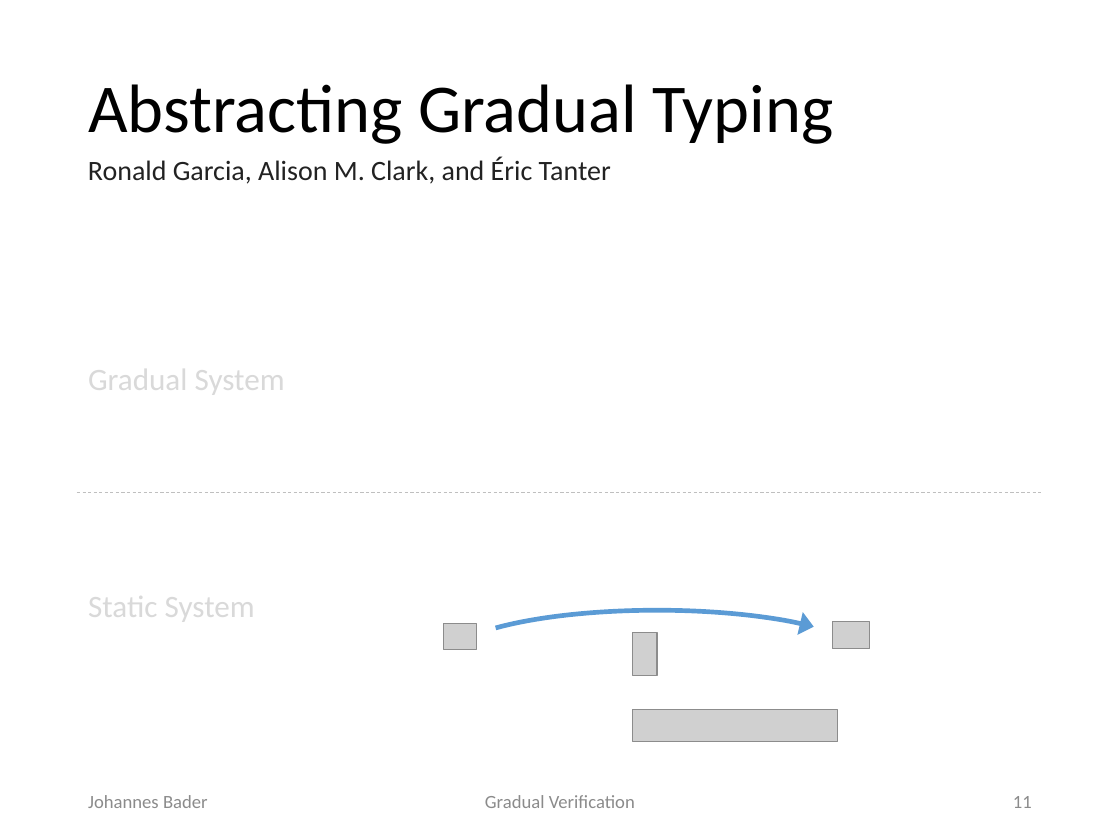
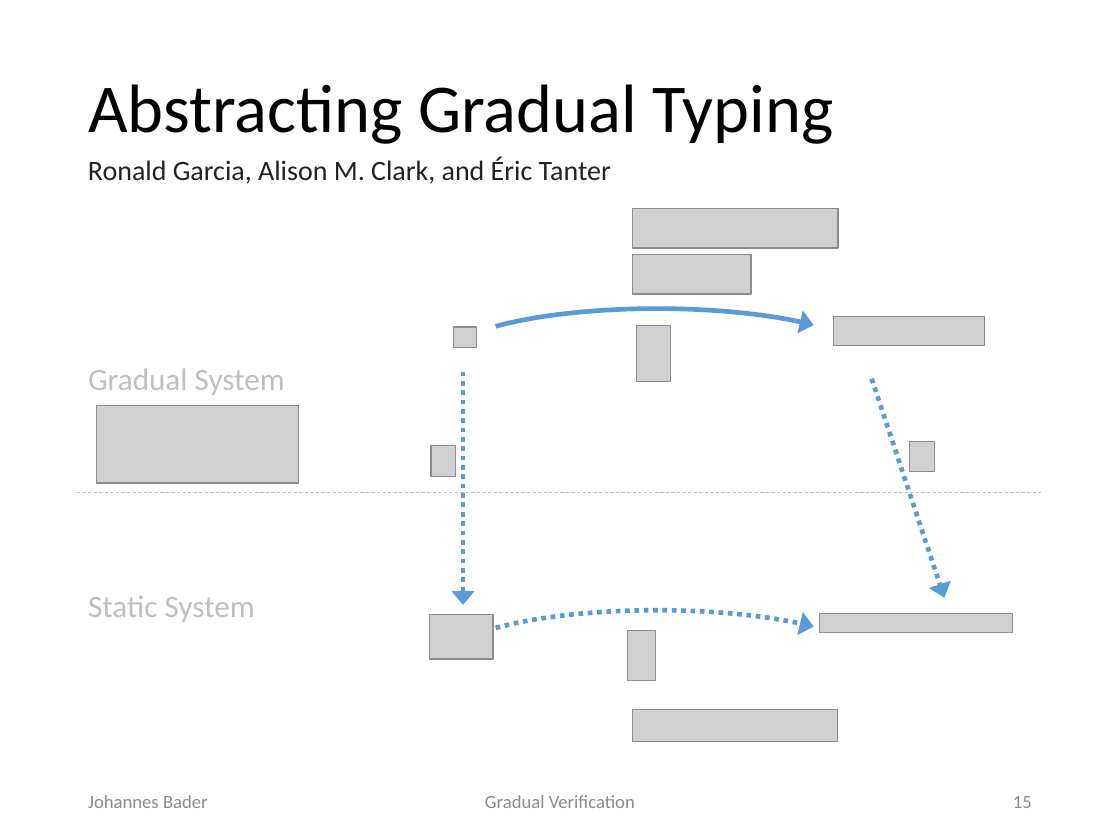
Before and after one commit to olydis/GradVerThesis, a slide deck: slide 15 of presentation/PLunch.pptx (slide 11 before the commit). Drawn at 1120x840 pixels with LibreOffice and Linux fonts; fonts in the diff are those of the drawing; grey boxes stand for pictures. Boxes give left, top, right and bottom in pixels: in the first picture for what was removed or moved away, otherwise in the second. Text is boxed around its words. In the diff, an @@ line names an element or a change of style, - is before the commit and + after.

```diff
--- a/presentation/PLunch.pptx
+++ b/presentation/PLunch.pptx
@@ picture added at (x1=633, y1=208, x2=838, y2=248) @@
@@ picture added at (x1=633, y1=254, x2=752, y2=293) @@
@@ arc (boxed as its full ellipse) added at (x1=442, y1=309, x2=871, y2=413), outline #5B9BD5 3 pt @@
@@ picture added at (x1=454, y1=327, x2=477, y2=347) @@
@@ picture added at (x1=636, y1=325, x2=670, y2=382) @@
@@ picture added at (x1=833, y1=317, x2=984, y2=346) @@
@@ text "Gradual System" at (x1=88, y1=368, x2=285, y2=395): text colour #D9D9D9 to #BFBFBF @@
@@ arrow added from (463, 372) to (463, 605), #5B9BD5 3 pt dashed @@
@@ arrow added from (871, 379) to (944, 598), #5B9BD5 3 pt dashed @@
@@ picture added at (x1=96, y1=405, x2=298, y2=483) @@
@@ picture added at (x1=431, y1=446, x2=456, y2=476) @@
@@ picture added at (x1=909, y1=441, x2=934, y2=472) @@
@@ text "Static System" at (x1=88, y1=596, x2=255, y2=622): text colour #D9D9D9 to #BFBFBF @@
@@ picture added at (x1=430, y1=615, x2=493, y2=659) @@
@@ arc (boxed as its full ellipse) at (x1=442, y1=610, x2=871, y2=715): outline #5B9BD5 3 pt to #5B9BD5 3 pt dashed @@
@@ picture removed at (x1=444, y1=624, x2=477, y2=650) @@
@@ picture added at (x1=819, y1=614, x2=1012, y2=633) @@
@@ picture removed at (x1=832, y1=622, x2=869, y2=648) @@
@@ picture resized from (x1=633, y1=632, x2=657, y2=675) to (x1=627, y1=631, x2=656, y2=681) @@
@@ page number at (x1=1013, y1=796, x2=1032, y2=808): text changed @@
-11
+15
```
Also in this commit, not shown: 21 other slides changed, 20 slides added, 1 other file.
